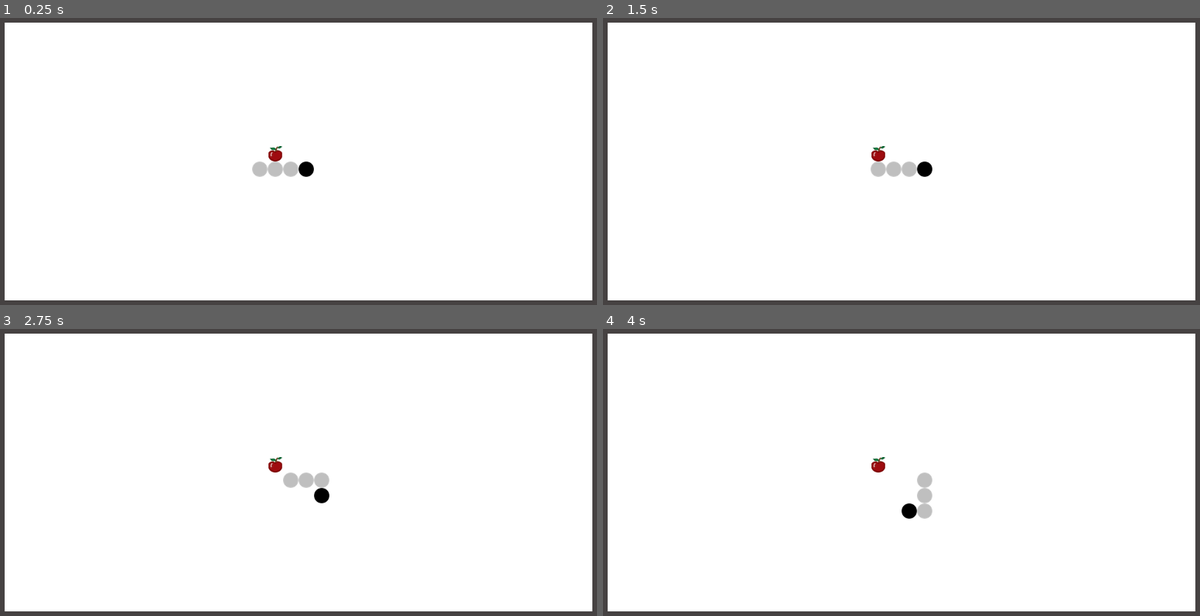
Above: before the commit, frames 1-4 (two rows, left to right).
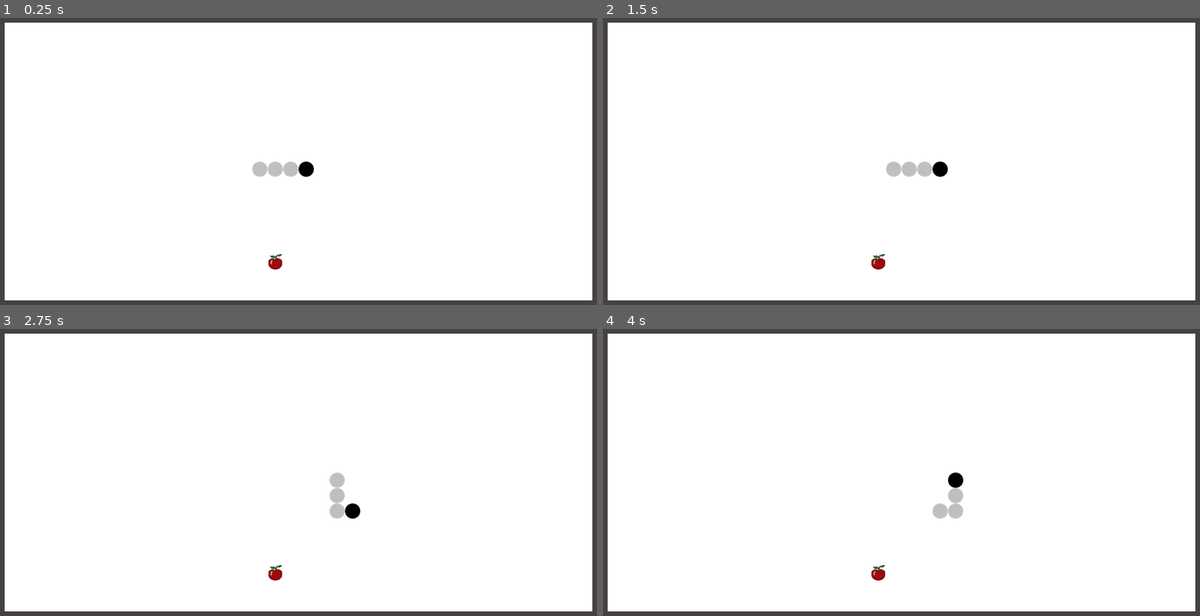
Above: after the commit, the same moments.

Repository: lichen63/godot-games
Game: Godot game, scene res://scenes/game.tscn
Same seed, same stepped clock (60 frames per second), same inputs: the game is played once before the commit and once after it.
Inputs:
- Up to frame 1 (0.25 s): no input
- Up to frame 2 (1.5 s): tap Enter at 0.5 s; hold Right (snake_right) 0.53-1.28 s; hold Down (snake_down) from 1.28 s (still down)
- Up to frame 3 (2.75 s): release Down (snake_down) at 2.03 s; hold Right (snake_right) from 2.03 s (still down)
- Up to frame 4 (4 s): release Right (snake_right) at 2.78 s; hold Up (snake_up) 2.78-3.53 s; tap Space at 3.5 s; hold Left (snake_left) from 3.53 s (still down)

The runs differ from the first frame. In frame 1, 0.2% of the frame differs, in the area x 44-48%, y 44-88%; in frame 2, 0.5%; in frame 3, 1.1%, in the area x 44-61%, y 44-88%; in frame 4, 1.1%.

Commit message:
rename and refine the code

Diff:
--- a/greedy-snake/scripts/game.gd
+++ b/greedy-snake/scripts/game.gd
@@ -17,7 +17,7 @@
 var snake_head_: Node2D = null
 var snake_bodies_: Array[Node2D] = []
 var snake_move_timer_ :Timer = null
-var snake_move_time_interval_ = 1.0
+var snake_move_time_interval_ = 0.5
 var snake_cur_move_dir_: SnakeMoveDirection = SNAKE_DEFAULT_MOVE_DIR
 var snake_next_move_dir_: SnakeMoveDirection = SNAKE_DEFAULT_MOVE_DIR
 var food_: Node2D = null
@@ -25,6 +25,46 @@
 # Called when the node enters the scene tree for the first time
 func _ready() -> void:
   # Initialize the cell state
+  init_map_cell_state()
+  # Initialize the snake
+  init_snake_node()
+  # Initialize the timer for moving snake
+  init_snake_move_timer()
+  # Initialize the food
+  init_food_node()
+
+# Called during the physics processing step of the main loop
+func _physics_process(_delta: float) -> void:
+  if Input.get_action_strength(Configs.ACTION_SNAKE_LEFT):
+    snake_next_move_dir_ = SnakeMoveDirection.LEFT
+  elif Input.get_action_strength(Configs.ACTION_SNAKE_RIGHT):
+    snake_next_move_dir_ = SnakeMoveDirection.RIGHT
+  elif Input.get_action_strength(Configs.ACTION_SNAKE_UP):
+    snake_next_move_dir_ = SnakeMoveDirection.UP
+  elif Input.get_action_strength(Configs.ACTION_SNAKE_DOWN):
+    snake_next_move_dir_ = SnakeMoveDirection.DOWN
+
+# Snake move timer timeout event
+func _on_snake_move_timer_timeout() -> void:
+  # If next direction is opposite to current, ignore it
+  if not check_next_move_dir_valid():
+    # Restore the next move direction
+    snake_next_move_dir_ = snake_cur_move_dir_
+  else:
+    snake_cur_move_dir_ = snake_next_move_dir_
+  var cur_coord: Vector2i = calc_coord_from_pos(snake_head_.position)
+  var next_coord: Vector2i = calc_next_coord(cur_coord)
+  if not check_coord_valid(next_coord):
+    Logger.info("Game Over!")
+    return  # TODO: End game with failure
+  if check_coord_has_food(next_coord):
+    pass  # TODO: Consume the food, increase the body length and refresh food position
+  move_snake_head_node(cur_coord, next_coord)
+  # Move the tail snake body node to right after head node
+  move_snake_tail_node(cur_coord)
+
+# Initialize the state of map cells
+func init_map_cell_state() -> void:
   for x in range(0, Configs.MAP_CELL_SIZE_X):
     var column_data: Array = []
     column_data.push_back(MapCellState.WALL)
@@ -35,20 +75,26 @@
         column_data.push_back(MapCellState.IDLE)
     column_data.push_back(MapCellState.WALL)
     cell_data_.push_back(column_data)
-  # Initialize the snake
+
+# Initialize the snake head and bodies
+func init_snake_node() -> void:
   snake_head_ = snake_head_scene_.instantiate()
-  snake_head_.position = calc_pos_from_coords(Vector2i(SNAKE_HEAD_INIT_COORD_X, SNAKE_HEAD_INIT_COORD_Y))
+  snake_head_.position = calc_pos_from_coord(Vector2i(SNAKE_HEAD_INIT_COORD_X, SNAKE_HEAD_INIT_COORD_Y))
   add_child(snake_head_)
   for i in SNAKE_BODY_INIT_LENGTH:
     add_body_to_tail(SNAKE_HEAD_INIT_COORD_X - i - 1, SNAKE_HEAD_INIT_COORD_Y)
-  # Initialize the timer for moving snake
+
+# Initialize the snake move timer
+func init_snake_move_timer() -> void:
   snake_move_timer_ = Timer.new()
   snake_move_timer_.wait_time = snake_move_time_interval_
   snake_move_timer_.one_shot = false
   snake_move_timer_.autostart = true
   add_child(snake_move_timer_)
   snake_move_timer_.connect("timeout", Callable(self, "_on_snake_move_timer_timeout"))
-  # Initialize the food
+
+# Initialize the food node at a random position
+func init_food_node() -> void:
   # Get all the idle map cell
   var idle_cells: Array[Vector2i] = []
   for x in range(1, Configs.MAP_CELL_SIZE_X - 1):
@@ -57,76 +103,59 @@
         idle_cells.push_back(Vector2i(x, y))
   if idle_cells.size() == 0:
     return  # TODO: End game with success
+  # Get a random coordinate from the idle cells
   var rand_index: int = randi_range(0, idle_cells.size() - 1)
-  var food_coords: Vector2i = idle_cells[rand_index]
-  food_ = food_scene_.instantiate()
-  food_.position = calc_pos_from_coords(food_coords)
-  cell_data_[food_coords.x][food_coords.y] = MapCellState.FOOD
-  add_child(food_)
-
-# Called during the physics processing step of the main loop
-func _physics_process(_delta:float) -> void:
-  if Input.get_action_strength(Configs.ACTION_SNAKE_LEFT):
-    snake_next_move_dir_ = SnakeMoveDirection.LEFT
-  elif Input.get_action_strength(Configs.ACTION_SNAKE_RIGHT):
-    snake_next_move_dir_ = SnakeMoveDirection.RIGHT
-  elif Input.get_action_strength(Configs.ACTION_SNAKE_UP):
-    snake_next_move_dir_ = SnakeMoveDirection.UP
-  elif Input.get_action_strength(Configs.ACTION_SNAKE_DOWN):
-    snake_next_move_dir_ = SnakeMoveDirection.DOWN
-
-# Snake move timer timeout event
-func _on_snake_move_timer_timeout() -> void:
-  # If next direction is opposite to current, ignore it
-  if not check_next_move_dir_valid():
-    # Restore the next move direction
-    snake_next_move_dir_ = snake_cur_move_dir_
+  var food_coord: Vector2i = idle_cells[rand_index]
+  if not is_instance_valid(food_):
+    food_ = food_scene_.instantiate()
+    add_child(food_)
   else:
-    snake_cur_move_dir_ = snake_next_move_dir_
-  var cur_coords: Vector2i = calc_coords_from_pos(snake_head_.position)
-  var next_coords: Vector2i = calc_next_coords(cur_coords)
-  if not check_coords_valid(next_coords):
-    Logger.info("Game Over!")
-    return  # TODO: End game with failure
-  if check_coords_has_food(next_coords):
-    pass  # TODO: Consume the food, increase the body length and refresh food position
-  # Move the snake head postion
-  snake_head_.position = calc_pos_from_coords(next_coords)
-  cell_data_[next_coords.x][next_coords.y] = MapCellState.SNAKE_HEAD
-  # Move the tail snake body node to right after head node
+    var cur_coord: Vector2i = calc_coord_from_pos(food_.position)
+    cell_data_[cur_coord.x][cur_coord.y] = MapCellState.IDLE
+  food_.position = calc_pos_from_coord(food_coord)
+  cell_data_[food_coord.x][food_coord.y] = MapCellState.FOOD
+
+# Move the snake head node to the next coordinate
+func move_snake_head_node(cur_coord: Vector2i, next_coord: Vector2i) -> void:
+  cell_data_[cur_coord.x][cur_coord.y] = MapCellState.IDLE
+  snake_head_.position = calc_pos_from_coord(next_coord)
+  cell_data_[next_coord.x][next_coord.y] = MapCellState.SNAKE_HEAD
+
+# Move the snake tail node to the place that right after the head node
+func move_snake_tail_node(next_coord: Vector2i) -> void:
   var snake_tail: Node2D = snake_bodies_.pop_back()
-  var tail_prev_coords = calc_coords_from_pos(snake_tail.position)
-  snake_tail.position = calc_pos_from_coords(cur_coords)
+  var tail_prev_coord = calc_coord_from_pos(snake_tail.position)
+  snake_tail.position = calc_pos_from_coord(next_coord)
   snake_bodies_.push_front(snake_tail)
-  cell_data_[tail_prev_coords.x][tail_prev_coords.y] = MapCellState.IDLE
-  cell_data_[cur_coords.x][cur_coords.y] = MapCellState.SNAKE_BODY
+  cell_data_[tail_prev_coord.x][tail_prev_coord.y] = MapCellState.IDLE
+  cell_data_[next_coord.x][next_coord.y] = MapCellState.SNAKE_BODY
 
 # Calculate the position from coordinate
-func calc_pos_from_coords(coords: Vector2i) -> Vector2:
-  var pos_x: float = Configs.MAP_CELL_WIDTH * coords.x
-  var pos_y: float = Configs.MAP_CELL_WIDTH * coords.y
+func calc_pos_from_coord(coord: Vector2i) -> Vector2:
+  var pos_x: float = Configs.MAP_CELL_WIDTH * coord.x
+  var pos_y: float = Configs.MAP_CELL_WIDTH * coord.y
   return Vector2(pos_x, pos_y)
 
 # Calculate the coordinate from position
-func calc_coords_from_pos(pos: Vector2) -> Vector2i:
+func calc_coord_from_pos(pos: Vector2) -> Vector2i:
   var coord_x: int = int(pos.x / Configs.WALL_WIDTH)
   var coord_y: int = int(pos.y / Configs.WALL_WIDTH)
   return Vector2i(coord_x, coord_y)
 
 # Calculate the next coordinate by current coordinate and direction
-func calc_next_coords(coords: Vector2i) -> Vector2i:
+func calc_next_coord(coord: Vector2i) -> Vector2i:
   match (snake_cur_move_dir_):
     SnakeMoveDirection.UP:
-      coords.y -= 1
+      coord.y -= 1
     SnakeMoveDirection.DOWN:
-      coords.y += 1
+      coord.y += 1
     SnakeMoveDirection.LEFT:
-      coords.x -= 1
+      coord.x -= 1
     SnakeMoveDirection.RIGHT:
-      coords.x += 1
+      coord.x += 1
     _:
       pass
-  return coords
+  return coord
 
 # Check if the next move direction is valid or not
 func check_next_move_dir_valid() -> bool:
@@ -141,27 +170,27 @@
   return true
 
 # Check if the coordinate is valid or not
-func check_coords_valid(coords: Vector2i) -> bool:
-  if coords.x < 0 || coords.x >= Configs.MAP_CELL_SIZE_X:
-    return false
-  if coords.y < 0 || coords.y >= Configs.MAP_CELL_SIZE_Y:
-    return false
-  if cell_data_[coords.x][coords.y] == MapCellState.WALL:
-    return false
-  if cell_data_[coords.x][coords.y] == MapCellState.SNAKE_BODY:
-    return false
-  if cell_data_[coords.x][coords.y] == MapCellState.SNAKE_HEAD:
+func check_coord_valid(coord: Vector2i) -> bool:
+  if coord.x < 0 || coord.x >= Configs.MAP_CELL_SIZE_X:
+    return false
+  if coord.y < 0 || coord.y >= Configs.MAP_CELL_SIZE_Y:
+    return false
+  if cell_data_[coord.x][coord.y] == MapCellState.WALL:
+    return false
+  if cell_data_[coord.x][coord.y] == MapCellState.SNAKE_BODY:
+    return false
+  if cell_data_[coord.x][coord.y] == MapCellState.SNAKE_HEAD:
     return false
   return true
 
 # Check if the coordinate has food on it
-func check_coords_has_food(coords: Vector2i) -> bool:
-  return cell_data_[coords.x][coords.y] == MapCellState.FOOD
+func check_coord_has_food(coord: Vector2i) -> bool:
+  return cell_data_[coord.x][coord.y] == MapCellState.FOOD
 
 # Append a new snake body to the tail
-func add_body_to_tail(coords_x: int, coords_y: int) -> void:
+func add_body_to_tail(coord_x: int, coord_y: int) -> void:
   var snake_body: Node2D = snake_body_scene_.instantiate()
-  snake_body.position = calc_pos_from_coords(Vector2i(coords_x, coords_y))
+  snake_body.position = calc_pos_from_coord(Vector2i(coord_x, coord_y))
   snake_bodies_.push_back(snake_body)
   add_child(snake_body)
 
